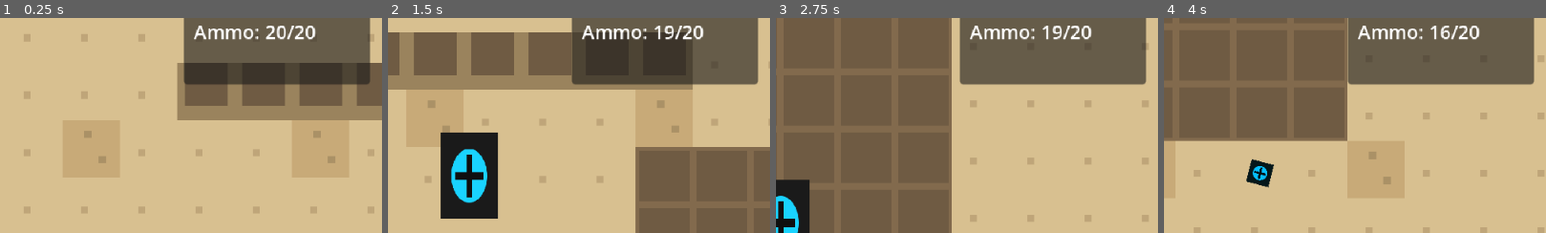
Above: before the commit, frames 1-4 (left to right).
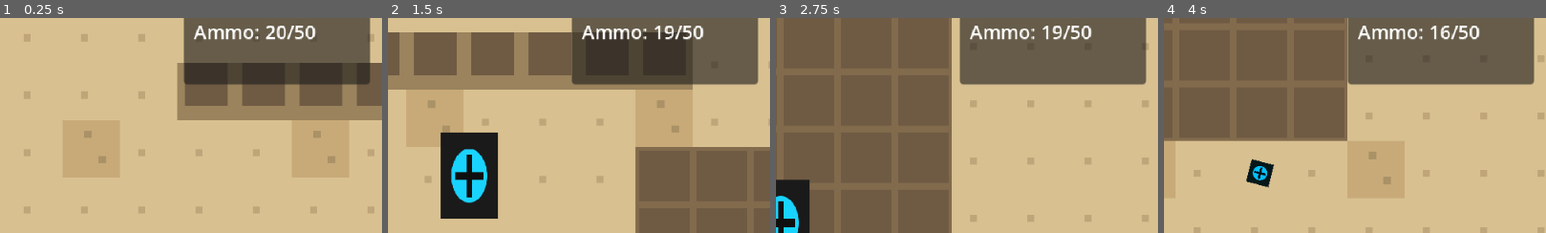
Above: after the commit, the same moments.

Repository: Barachiell/unit-7-oasis
Game: Godot game, scene res://scenes/debug/test_room.tscn
The game is run twice, just before and just after one commit, with the same random seed, the same clock (stepped at 60 frames per second) and the same inputs. This scene is started directly instead of the project's main scene.
Inputs (mouse positions are % of the whole screen's width and height, from its top left):
- Up to frame 1 (0.25 s): no input
- Up to frame 2 (1.5 s): move the mouse to (72, 45) at 0.52 s; hold D (move_right) 0.53-1.28 s; hold Shift (run) 0.53-1.28 s; move the mouse to (30, 55) at 1.27 s; hold S (move_down) from 1.28 s (still down); click (30, 55) at 1.35 s
- Up to frame 3 (2.75 s): move the mouse to (60, 28) at 2.02 s; release S (move_down) at 2.03 s; hold D (move_right) from 2.03 s (still down); tap R (use_coolant) at 2.1 s
- Up to frame 4 (4 s): move the mouse to (45, 70) at 2.77 s; release D (move_right) at 2.78 s; hold W (move_up) 2.78-3.53 s; tap Shift (run) at 2.85 s; move the mouse to (80, 65) at 3.52 s; press the mouse at (80, 65) at 3.53 s; hold A (move_left) from 3.53 s (still down)
The pictures show only the part of the screen within x 50-100%, y 20-70%; the shares and areas given below are measured in that part.

The runs differ from the first frame. In frame 1, 0.1% of the frame differs, in the area x 77-80%, y 3-11%; in frame 2, 0.1%; in frame 3, 0.1%; in frame 4, 0.1%.

Commit message:
Tune ammo: max 50 capacity with 20 starting rounds
Co-authored-by: Copilot <223556219+Copilot@users.noreply.github.com>

Diff:
--- a/scenes/debug/test_room.tscn
+++ b/scenes/debug/test_room.tscn
@@ -75,7 +75,7 @@
 
 [node name="AmmoLabel" type="Label" parent="Hud/DebugPanel/MarginContainer/Rows"]
 layout_mode = 2
-text = "Ammo: 20/20"
+text = "Ammo: 20/50"
 
 [node name="DeathLabel" type="Label" parent="Hud/DebugPanel/MarginContainer/Rows"]
 layout_mode = 2
--- a/scripts/player.gd
+++ b/scripts/player.gd
@@ -17,7 +17,8 @@
 @export var stamina_regen_delay: float = 0.75
 @export var run_speed_multiplier: float = 1.8
 @export_range(0.1, 1.0, 0.05) var run_unlock_threshold_ratio: float = 0.25
-@export var max_ammo: int = 20
+@export var max_ammo: int = 50
+@export var starting_ammo: int = 20
 @export var fire_rate: float = 0.15
 @export var bullet_scene: PackedScene = preload("res://scenes/bullet.tscn")
 @export var max_cells: int = 5
@@ -37,7 +38,7 @@
 var current_stamina: float = max_stamina
 var run_locked: bool = false
 var regen_delay_remaining: float = 0.0
-var current_ammo: int = max_ammo
+var current_ammo: int = starting_ammo
 var fire_cooldown_remaining: float = 0.0
 var current_cells: int = max_cells
 var coolant_count: int = starting_coolant_count
@@ -69,7 +70,7 @@
 func _ready() -> void:
 	add_to_group("player")
 	current_stamina = max_stamina
-	current_ammo = max_ammo
+	current_ammo = mini(starting_ammo, max_ammo)
 	current_cells = max_cells
 	coolant_count = starting_coolant_count
 	hurtbox.area_entered.connect(_on_hurtbox_area_entered)
